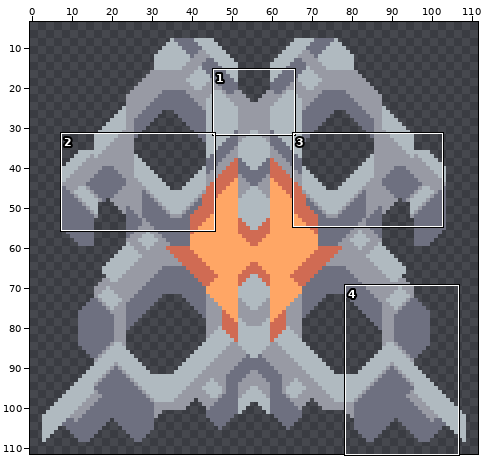
Sprite sheet -- core/assets-raw/sprites/units/zenith.png. Above, an overview of the earlier version with the close-up marked.
Close-up. As it was:
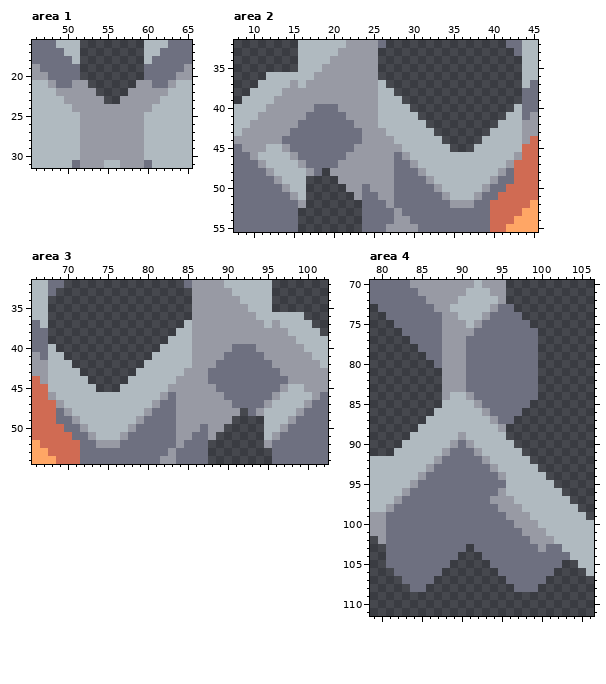
The file is 112x112 pixels. Shown: area 1: x 46..65, y 16..31; area 2: x 8..45, y 32..55; area 3: x 66..102, y 32..54; area 4: x 79..106, y 70..111. The wide view leaves out empty margins. The commit also changed other parts of the picture, which this record leaves out.
Once edited:
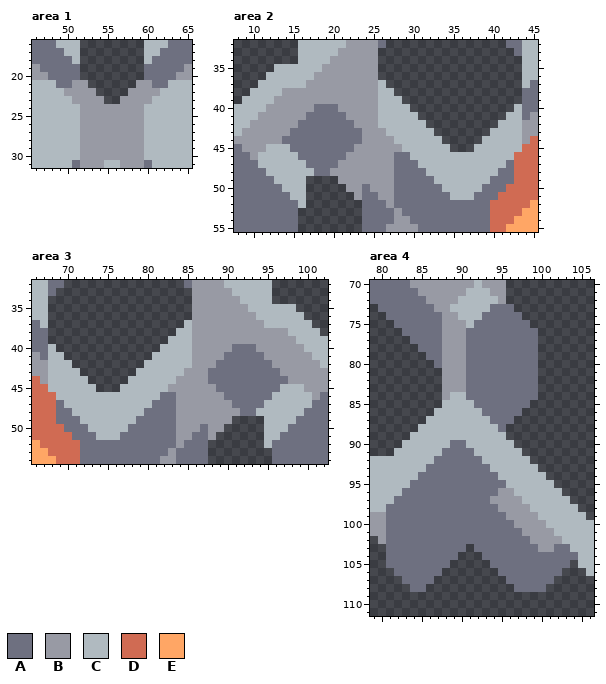
Palette (. is transparent): A #6e7080  B #989aa4  C #b0bac0  D #d06b53  E #ffa665
Difference:
Area 1:
The edit turns colour B into colour C in row 21 at x 48 and 63; in row 22 at x 49 and 62; in row 23 at x 50 and 61; in row 24 at x 51 and 60.
Area 2:
There is now colour A in row 48 at x 19.
The edit turns colour B into colour A in row 46 at x 29; in row 47 at x 30 and 42; in row 48 at x 31 and 41; in row 49 at x 32 and 40; in row 50 at x 33 and 39; in row 51 at x 34 and 38.
The edit turns colour B into colour A in row 52 at x 35 to 37.
There is now colour C in row 35 at x 13 to 15.
The edit turns colour B into colour C in row 37 at x 15; in row 45 at x 14; in row 46 at x 15; in row 47 at x 11 and 16; in row 48 at x 12 and 17; in row 49 at x 13.
The edit turns colour B into colour C in row 50 at x 14; in row 51 at x 15; in row 52 at x 16.
The edit turns colour B into colour D in row 46 at x 43.
Area 3:
There is now colour A in row 48 at x 92.
The edit turns colour B into colour A in row 46 at x 82; in row 47 at x 69 and 81; in row 48 at x 70 and 80; in row 49 at x 71 and 79; in row 50 at x 72 and 78; in row 51 at x 73 and 77.
The edit turns colour B into colour A in row 52 at x 74 to 76.
There is now colour C in row 35 at x 96 to 98.
The edit turns colour B into colour C in row 37 at x 96; in row 45 at x 97; in row 46 at x 96; in row 47 at x 95 and 100; in row 48 at x 94 and 99; in row 49 at x 98.
The edit turns colour B into colour C in row 50 at x 97; in row 51 at x 96; in row 52 at x 95.
The edit turns colour B into colour D in row 46 at x 68.
Area 4:
There is now colour A in row 105 at x 103; in row 106 at x 102; in row 107 at x 101; in row 108 at x 100.
The edit turns colour B into colour A in row 73 at x 94; in row 74 at x 93; in row 75 at x 92; in row 76 at x 91; in row 84 at x 91; in row 85 at x 92.
The edit turns colour B into colour A in row 86 at x 93; in row 87 at x 94; in row 88 at x 95; in row 90 at x 89; in row 91 at x 88; in row 92 at x 87.
The edit turns colour B into colour A in row 93 at x 86; in row 94 at x 85; in row 95 at x 84; in row 96 at x 83; in row 97 at x 82; in row 98 at x 81.
The edit turns colour C into colour A in row 103 at x 103; in row 104 at x 104.
The edit turns colour A into colour B in row 103 at x 101.
The edit turns colour C into colour B in row 96 at x 96; in row 97 at x 97; in row 98 at x 98; in row 99 at x 99; in row 100 at x 100; in row 101 at x 101.
The edit turns colour C into colour B in row 102 at x 102.
The edit turns colour B into colour C in row 89 at x 90; in row 90 at x 91; in row 91 at x 92; in row 92 at x 93; in row 93 at x 94; in row 94 at x 95.
